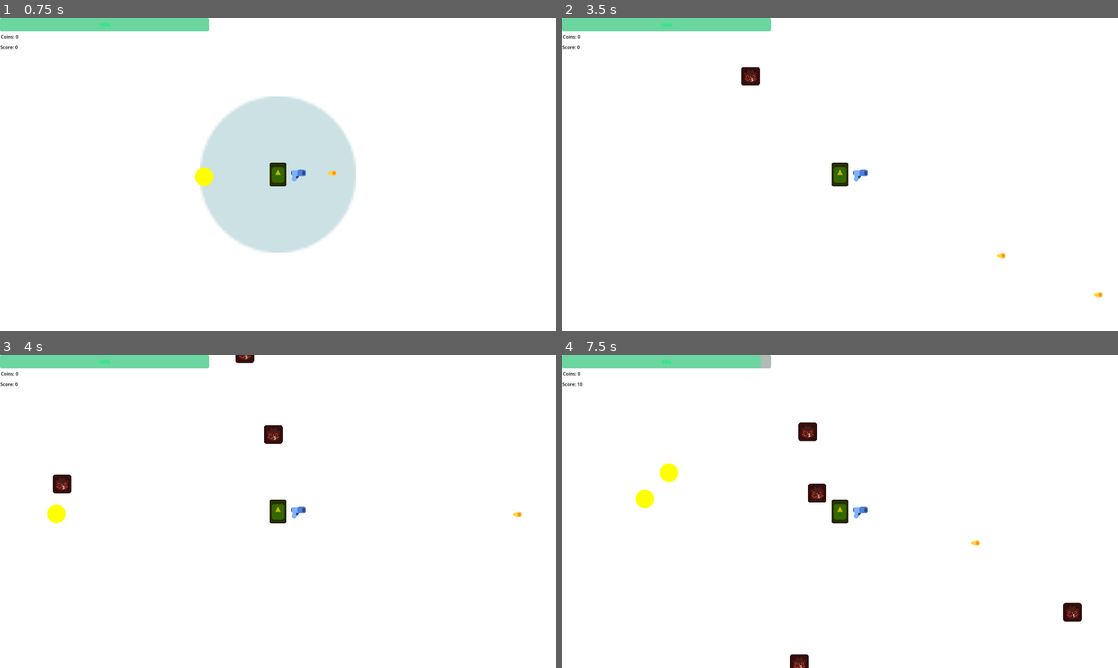
Above: before the commit, frames 1-4 (two rows, left to right).
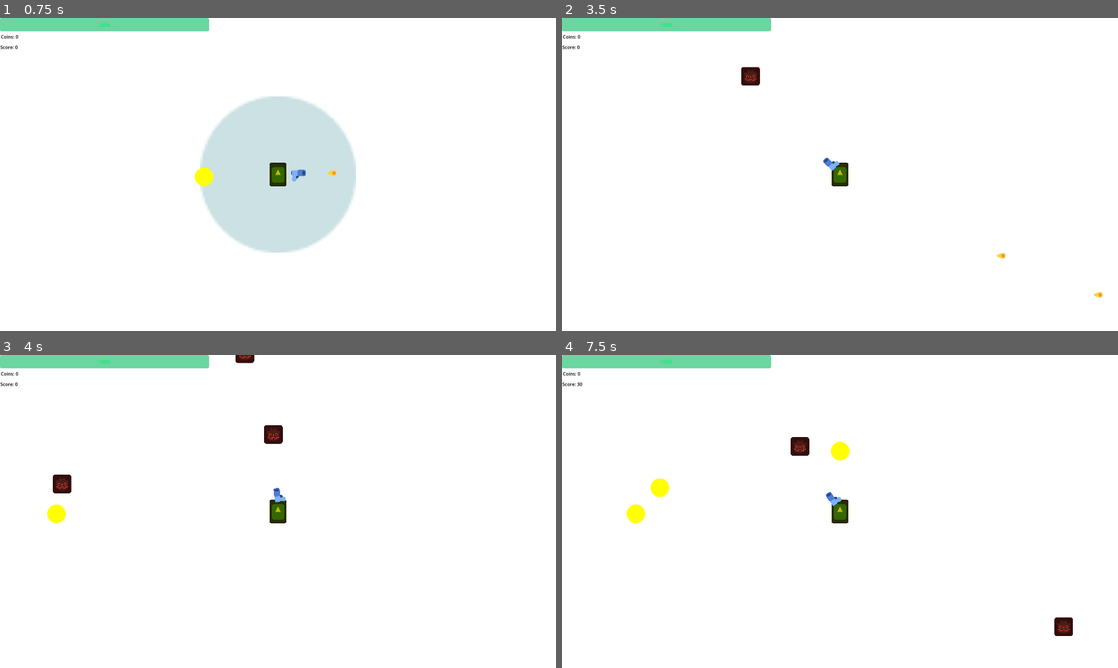
Above: after the commit, the same moments.

Repository: deutandev/survival-shooter
Game: Godot game, scene res://environment/map.tscn
The game is run twice, just before and just after one commit, with the same random seed, the same clock (stepped at 60 frames per second) and the same inputs. The engine's default icon, where the game draws it, is replaced by a stand-in: a white triangle on a blue panel in a dark square.
Inputs:
- Up to frame 1 (0.75 s): tap Enter at 0.5 s; hold D (move_right) from 0.53 s (still down); tap E (interact) at 0.6 s
- Up to frame 2 (3.5 s): release D (move_right) at 1.28 s; hold S (move_down) 1.28-2.03 s; tap E (interact) at 1.35, 2.1, 2.85 s; hold D (move_right) 2.03-2.78 s; hold W (move_up) from 2.78 s (still down)
- Up to frame 3 (4 s): release W (move_up) at 3.53 s; hold A (move_left) from 3.53 s (still down); tap E (interact) at 3.6 s
- Up to frame 4 (7.5 s): tap E (interact) every 0.75 s from 4.35 to 7.35 s; release A (move_left) at 5.03 s; hold S (move_down) 5.03-5.78 s; hold D (move_right) 5.78-6.53 s; hold W (move_up) 6.53-7.28 s; hold D (move_right) from 7.28 s (still down)

Frame 1 is identical in both runs. In frame 2, 0.1% of the frame differs, in the area x 33-55%, y 19-53%; in frame 3, 0.2%; in frame 4, 2.1%, in the area x 2-94%, y 0-100%.

Commit message:
fix(bomb): bomb area detecting enemies instead of other way around

Diff:
--- a/characters/enemies/mob/mob.gd
+++ b/characters/enemies/mob/mob.gd
@@ -53,8 +53,3 @@
 	velocity = Vector2.ZERO
 	$HealthLabel.text = str(current_health)
 	position = Vector2(-10000, -10000)
-
-
-func _on_hit_box_area_entered(area: Area2D) -> void:
-	if area.is_in_group("player_aoe"):
-		take_damage(area.damage)
--- a/characters/enemies/mob/mob.tscn
+++ b/characters/enemies/mob/mob.tscn
@@ -30,6 +30,7 @@
 script = ExtResource("3_mxcvk")
 
 [node name="HealthLabel" type="Label" parent="."]
+visible = false
 offset_right = 40.0
 offset_bottom = 23.0
 
--- a/characters/player/player.tscn
+++ b/characters/player/player.tscn
@@ -57,4 +57,3 @@
 [node name="Gun" parent="." instance=ExtResource("3_exd8k")]
 position = Vector2(11, 3)
 collision_layer = 1
-collision_mask = 0
--- a/pooling/object_pool.gd
+++ b/pooling/object_pool.gd
@@ -21,7 +21,7 @@
 
 func reset_object(obj) -> void:
 	var collider = obj.get_node("CollisionShape2D")
-	obj.visible = true
+	obj.visible = false
 	obj.set_physics_process(false)
 	obj.set_process(false)
 	collider.call_deferred("set_disabled", true)
--- a/skills/bomb.gd
+++ b/skills/bomb.gd
@@ -31,3 +31,8 @@
 
 	if $Timer.is_stopped() == false:
 		$Timer.stop()
+
+
+func _on_body_entered(body: Node2D) -> void:
+	if body.is_in_group("enemy"):
+		body.take_damage(damage)
--- a/skills/bomb.tscn
+++ b/skills/bomb.tscn
@@ -21,3 +21,5 @@
 shape = SubResource("CircleShape2D_awias")
 
 [node name="Timer" type="Timer" parent="."]
+
+[connection signal="body_entered" from="." to="." method="_on_body_entered"]
